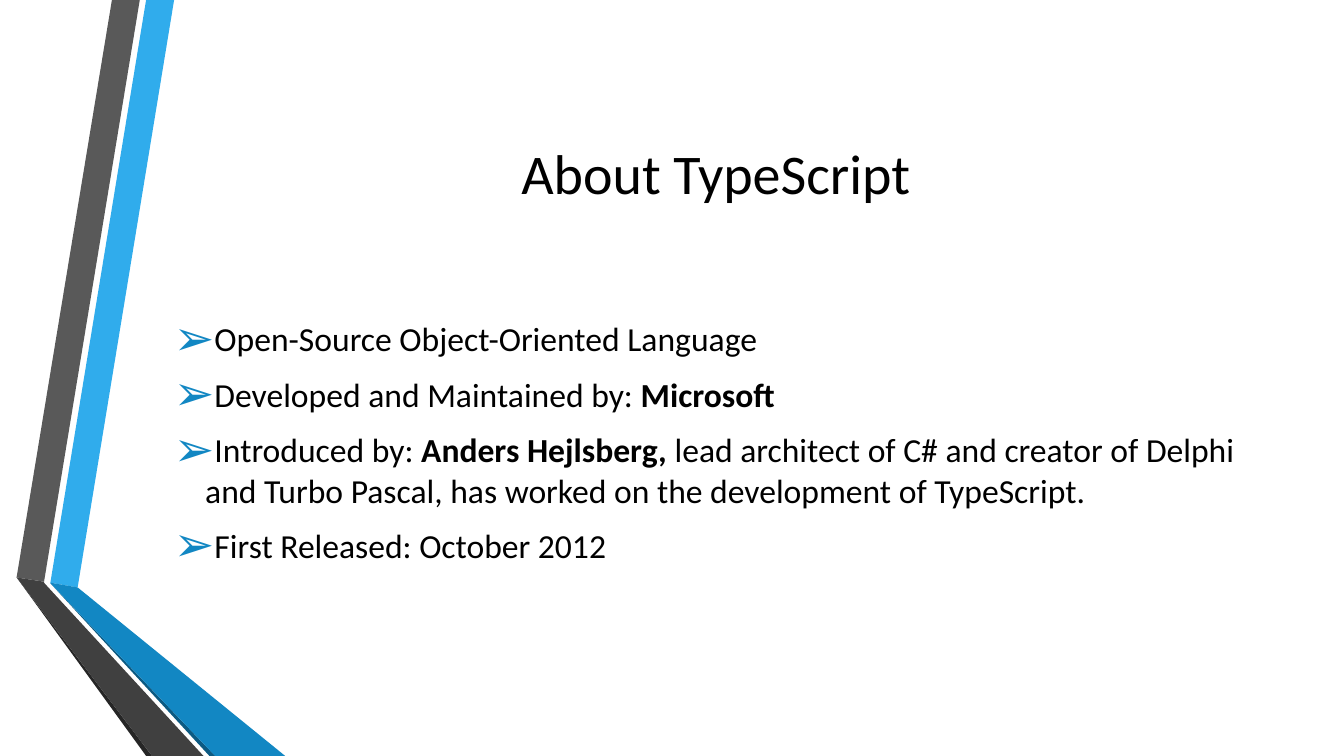
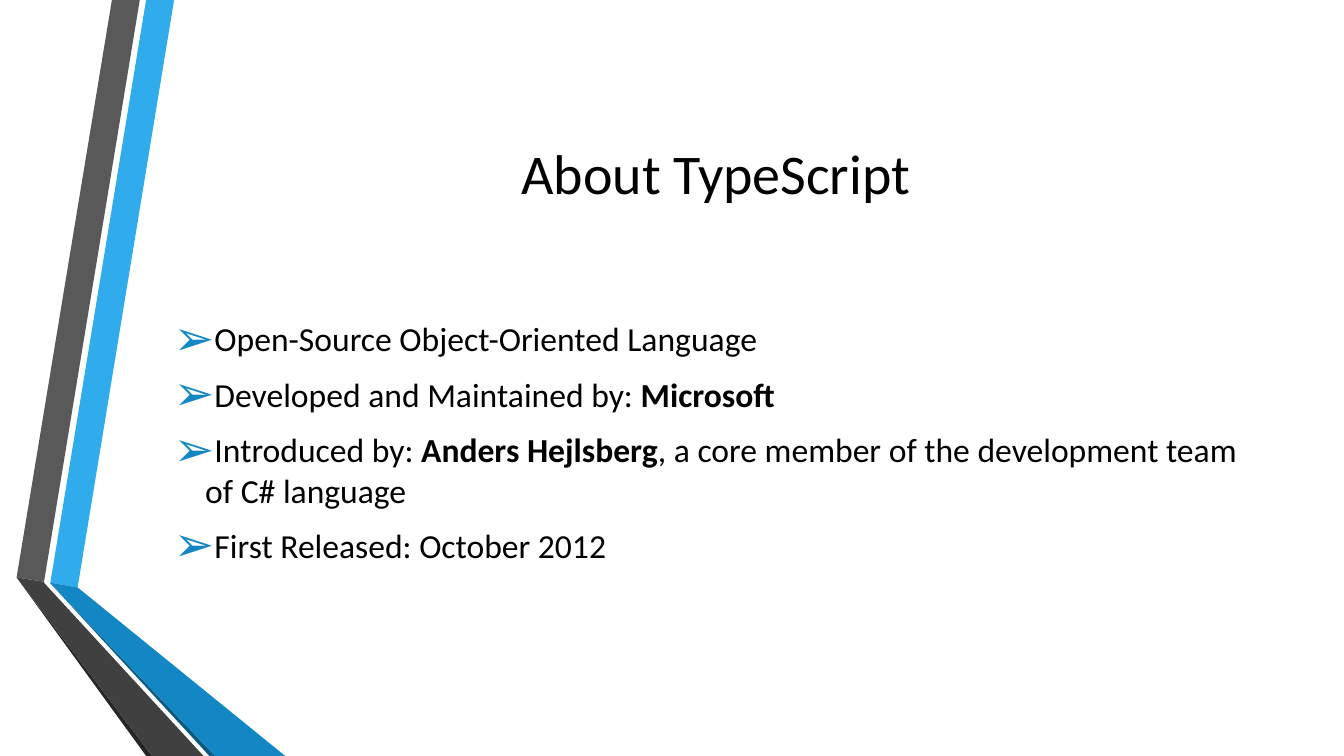
Before and after one commit to kalyank12/SoftwareParadigms, a slide deck: slide 3 of PPT/Group02-Component1.pptx. Drawn at 1344x756 pixels with LibreOffice and Linux fonts; fonts in the diff are those of the drawing; background and template pictures are left out. Boxes give left, top, right and bottom in pixels: in the first picture for what was removed or moved away, otherwise in the second. Text is boxed around its words. In the diff, an @@ line names an element or a change of style, - is before the commit and + after.

Commit message:
Updated presentation

```diff
--- a/PPT/Group02-Component1.pptx
+++ b/PPT/Group02-Component1.pptx
@@ text at box(205, 438, 1236, 509): text changed @@
-➢ Introduced by: Anders Hejlsberg, lead architect of C# and creator of Delphi and Turbo Pascal, has worked on the development of TypeScript.
+➢ Introduced by: Anders Hejlsberg, a core member of the development team of C# language
```
Also in this commit, not shown: 2 other slides changed, 7 slides added.
